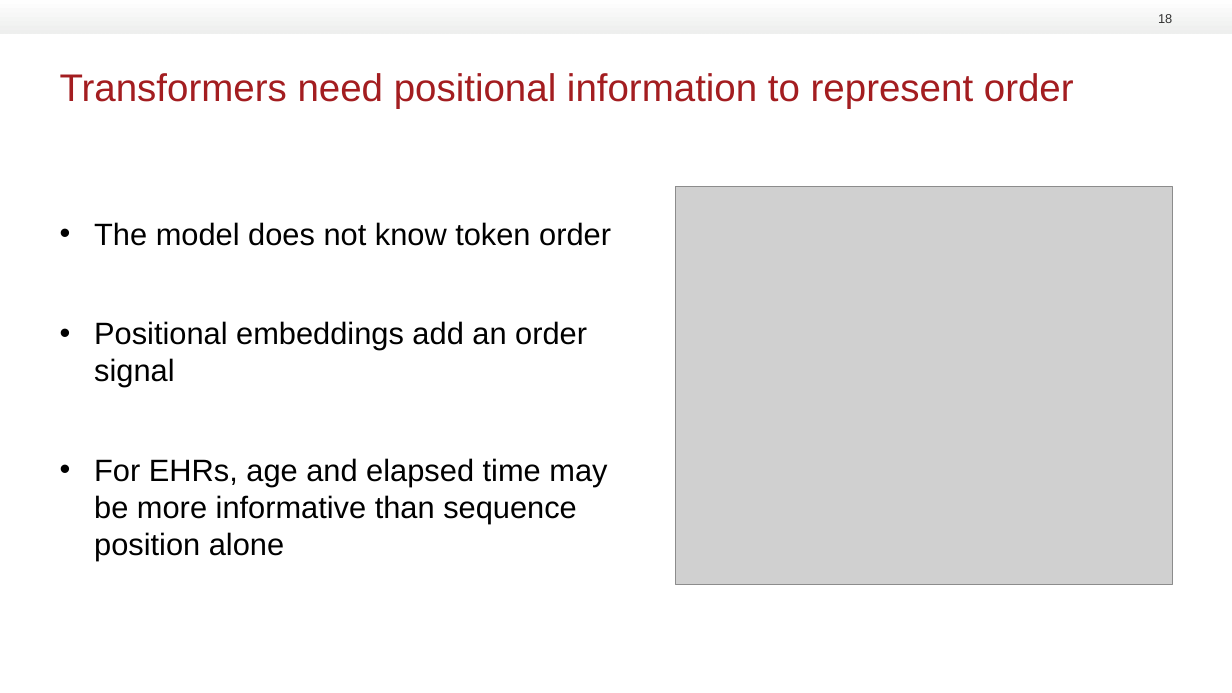
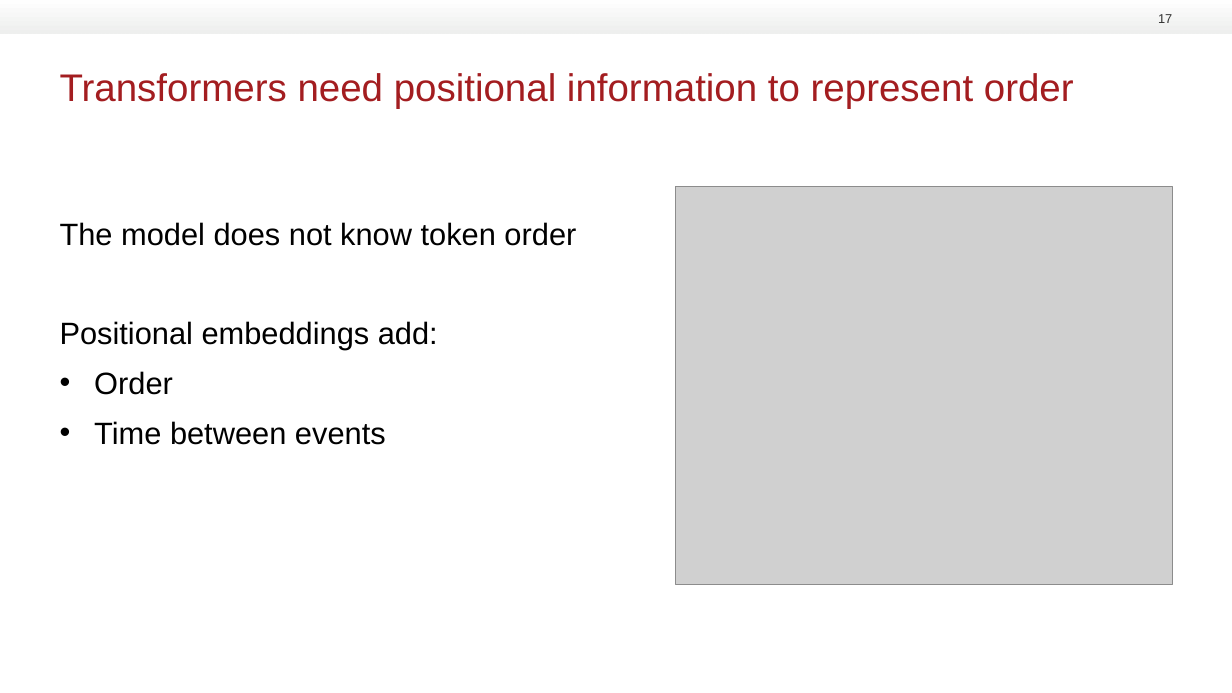
Before and after one commit to RasmussenLab/integrative_post_gwas_methods_course, a slide deck: slide 17 of slides/EHR transformer presentation 20260825.pptx (slide 18 before the commit). Drawn at 1232x693 pixels with LibreOffice and Linux fonts; fonts in the diff are those of the drawing; grey boxes stand for pictures; background and template pictures are left out. Boxes give left, top, right and bottom in pixels: in the first picture for what was removed or moved away, otherwise in the second. Text is boxed around its words. In the diff, an @@ line names an element or a change of style, - is before the commit and + after.

```diff
--- a/slides/EHR transformer presentation 20260825.pptx
+++ b/slides/EHR transformer presentation 20260825.pptx
@@ page number at (1158,14,1172,23): text changed @@
-18
+17
@@ text at (60,222,576,246): bullet • to none @@
@@ text at (60,321,438,445): text changed @@
-• Positional embeddings add an order signal
-• For EHRs, age and elapsed time may be more informative than sequence position alone
+Positional embeddings add:
+• Order
+• Time between events
```
Also in this commit, not shown: 18 other slides changed, 1 slide added, 1 slide removed.
